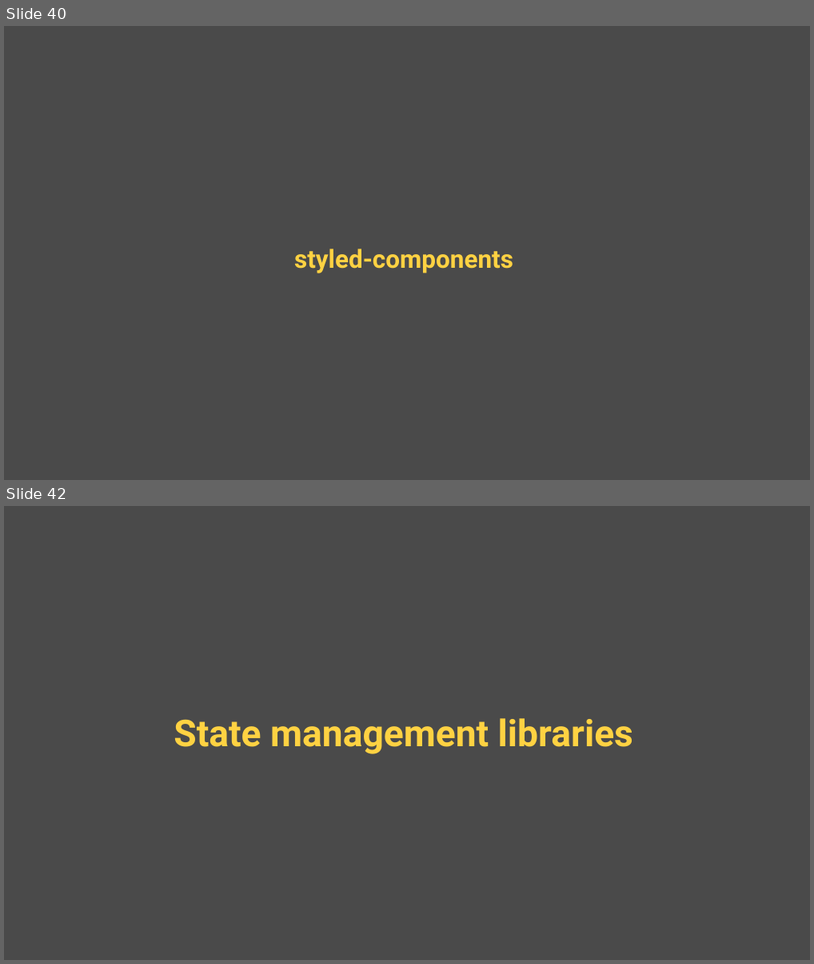
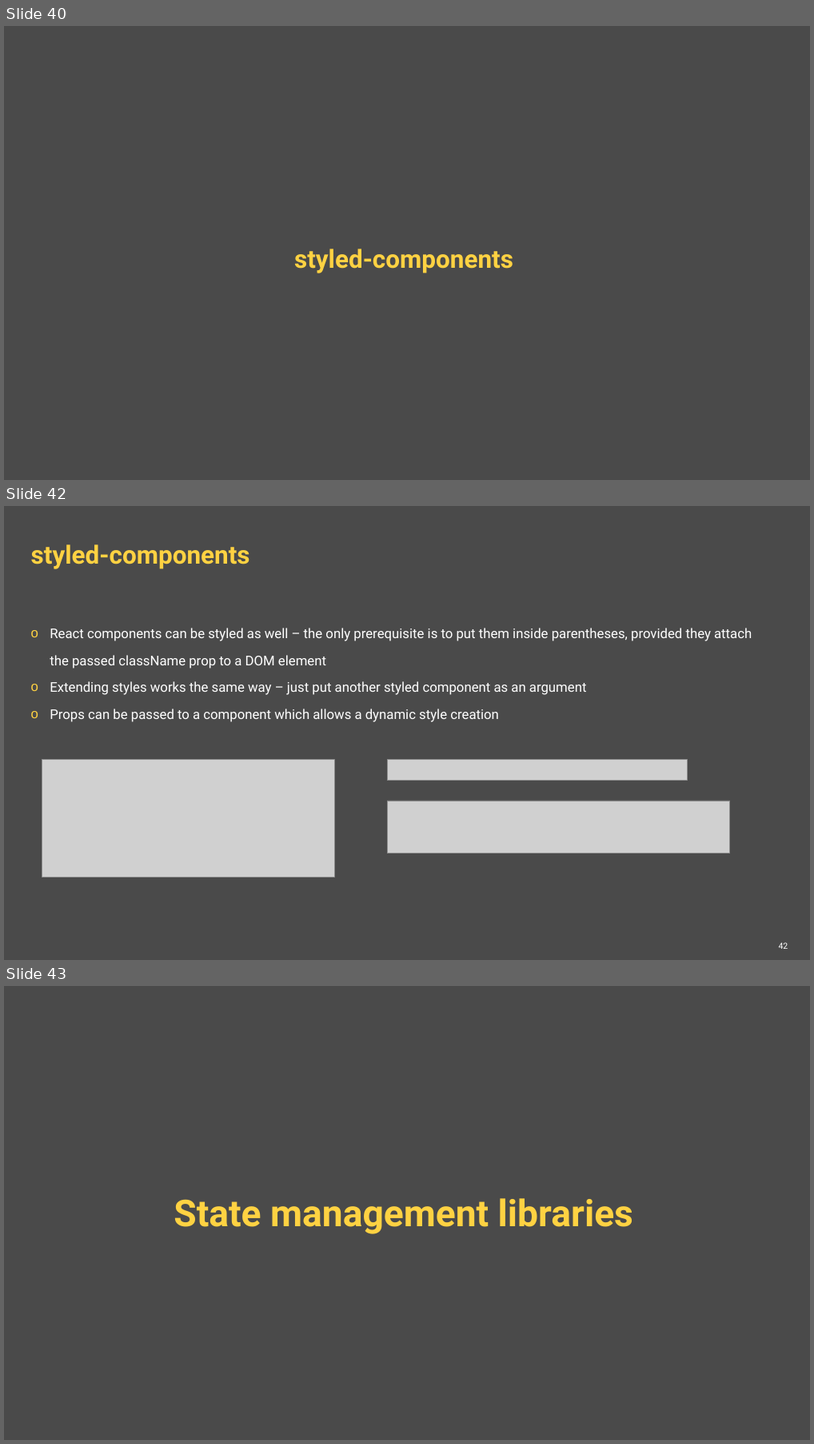
Before and after one commit to ppuzio/react-course-examples, a slide deck: React BEST course.pptx. Shown one above the other, each under a label of ours: slides 40 and 42 before the commit, slides 40, 42 and 43 after it; the slides between them are not shown. The pictures are 814x964 and 814x1444 pixels, drawn with LibreOffice and Linux fonts; fonts in the diff are those of the drawing; grey boxes stand for pictures; background and template pictures are left out. Boxes give left, top, right and bottom in pixels: in the first picture for what was removed or moved away, otherwise in the second. Text is boxed around its words. In the diff, an @@ line names an element or a change of style, - is before the commit and + after.

Commit message:
styledcomponents props + presentation

```diff
--- a/React BEST course.pptx
+++ b/React BEST course.pptx
@@ slide 42 added at <box>4,506,810,960</box>, background #4A4A4A @@
@@ title added at <box>31,544,250,569</box>, 30 pt, text #FFD242, bold @@
+styled-components
@@ text added at <box>50,628,752,722</box>, 16 pt, text #FFFFFF @@
+o React components can be styled as well – the only prerequisite is to put them inside parentheses, provided they attach the passed className prop to a DOM element
+o Extending styles works the same way – just put another styled component as an argument
+o Props can be passed to a component which allows a dynamic style creation
@@ picture added at <box>42,760,334,876</box> @@
@@ picture added at <box>387,760,687,780</box> @@
@@ picture added at <box>387,800,730,852</box> @@
@@ page number added at <box>779,942,789,948</box>, 10 pt, text #FFFFFF @@
+42
@@ what was slide 42 is now slide 43 @@
```
Also in this commit, not shown: 3 slides changed, 1 other slide added, 4 other files.
